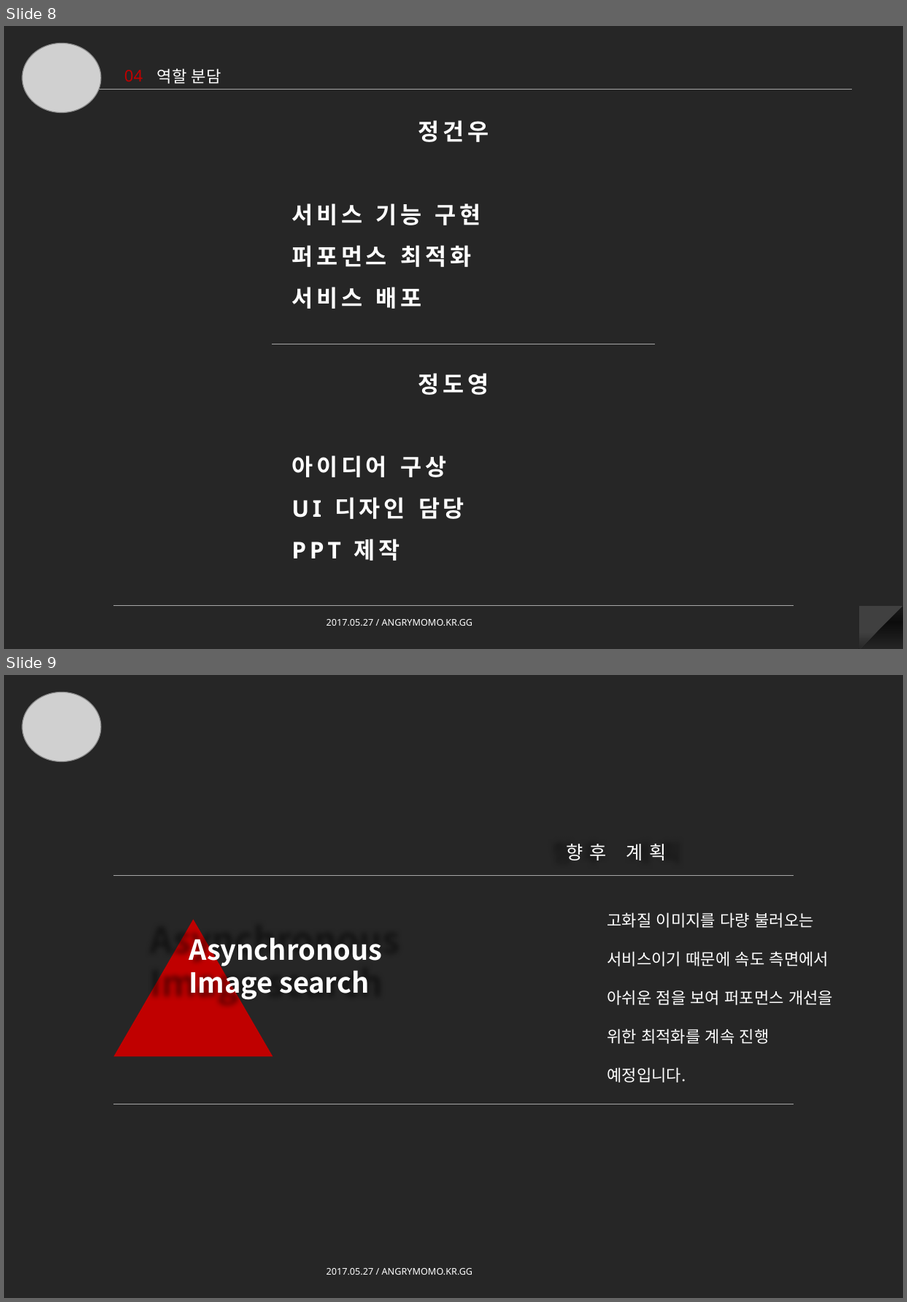
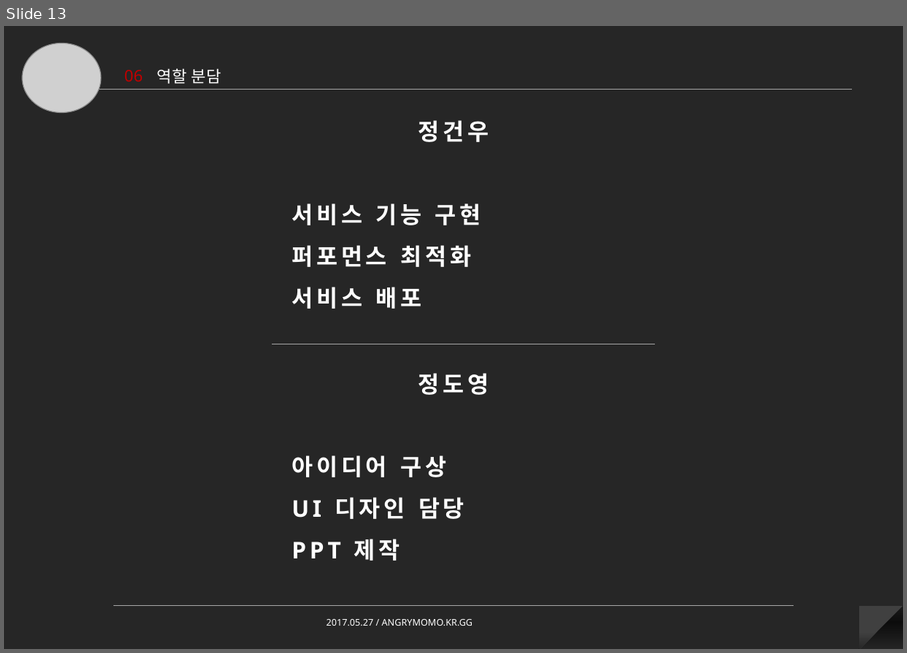
Before and after one commit to devGW/imageSearch, a slide deck: PPT/네트워크프로그래밍경진대회.pptx. Shown one above the other, each under a label of ours: slides 8 and 9 before the commit, slide 13 after it. The pictures are 907x1302 and 907x653 pixels, drawn with LibreOffice and Linux fonts; fonts in the diff are those of the drawing; grey boxes stand for pictures. Boxes give left, top, right and bottom in pixels: in the first picture for what was removed or moved away, otherwise in the second. Text is boxed around its words. In the diff, an @@ line names an element or a change of style, - is before the commit and + after.

```diff
--- a/PPT/네트워크프로그래밍경진대회.pptx
+++ b/PPT/네트워크프로그래밍경진대회.pptx
@@ slide 9 removed at (4,675,903,1298), background #262626; not listed: 1 template element that a slide beside it also shows @@
@@ picture removed at (22,693,101,762) @@
@@ text removed at (566,844,667,860) @@
-향후 계획
@@ line removed from (114, 875) to (794, 875) @@
@@ text removed at (607,912,833,1082) @@
-고화질 이미지를 다량 불러오는 서비스이기 때문에 속도 측면에서 아쉬운 점을 보여 퍼포먼스 개선을 위한 최적화를 계속 진행 예정입니다.
@@ triangle removed at (114,919,273,1056) @@
@@ text removed at (189,931,382,1001) @@
-Asynchronous
-Image search
@@ line removed from (114, 1104) to (794, 1104) @@
@@ what was slide 8 is now slide 13 @@
@@ slide 13 changed as well @@
@@ text at (124,70,143,81): text changed @@
-04
+06
```
Also in this commit, not shown: 5 other slides changed, 8 slides added, 3 other slides removed.
